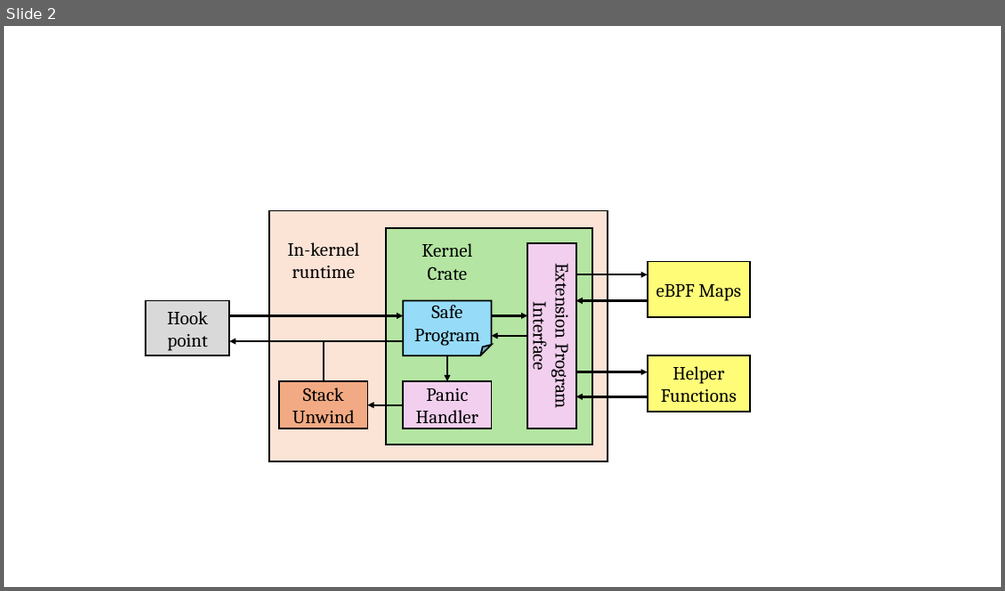
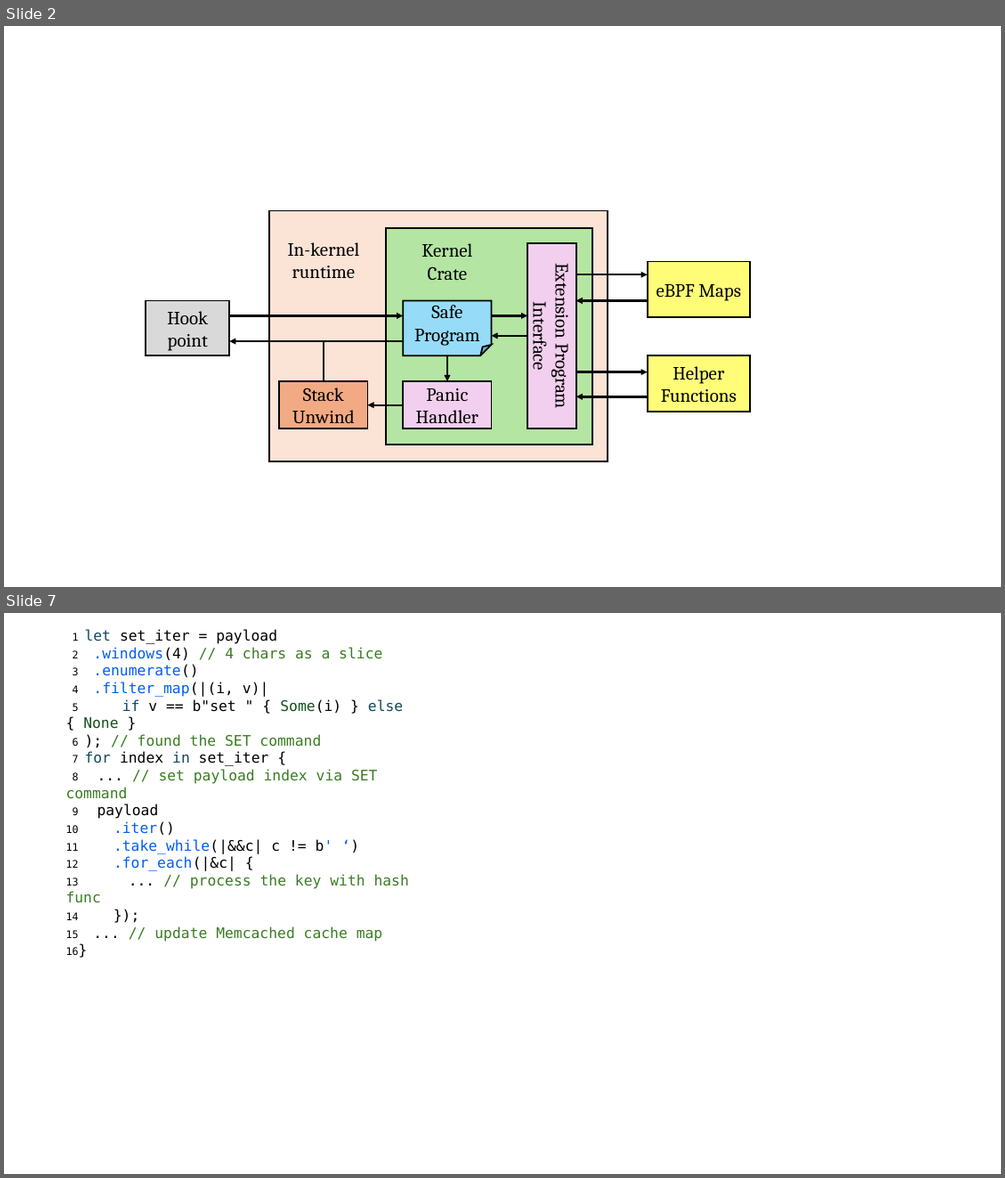
Before and after one commit to upgautamvt/publish-paper, a slide deck: figs/figs.pptx. Shown one above the other, each under a label of ours: slide 2 before the commit, slides 2 and 7 after it; the slides between them are not shown. The pictures are 1005x591 and 1005x1178 pixels, drawn with LibreOffice and Linux fonts; fonts in the diff are those of the drawing. Boxes give left, top, right and bottom in pixels: in the first picture for what was removed or moved away, otherwise in the second. Text is boxed around its words. In the diff, an @@ line names an element or a change of style, - is before the commit and + after.

```diff
--- a/figs/figs.pptx
+++ b/figs/figs.pptx
@@ slide 7 added at (4,613,1001,1174), background #FFFFFF @@
@@ text added at (66,629,409,941), 14 pt, text #000000 @@
+1 let set_iter = payload
+2 .windows(4) // 4 chars as a slice
+3 .enumerate()
+4 .filter_map(|(i, v)|
+5 if v == b"set " { Some(i) } else { None }
+6 ); // found the SET command
+7 for index in set_iter {
+8 ... // set payload index via SET command
+9 payload
+10 .iter()
+11 .take_while(|&&c| c != b' ‘)
+12 .for_each(|&c| {
+13 ... // process the key with hash func
+14 });
+15 ... // update Memcached cache map
+16}
```
Also in this commit, not shown: 4 other slides added, 4 other files.
